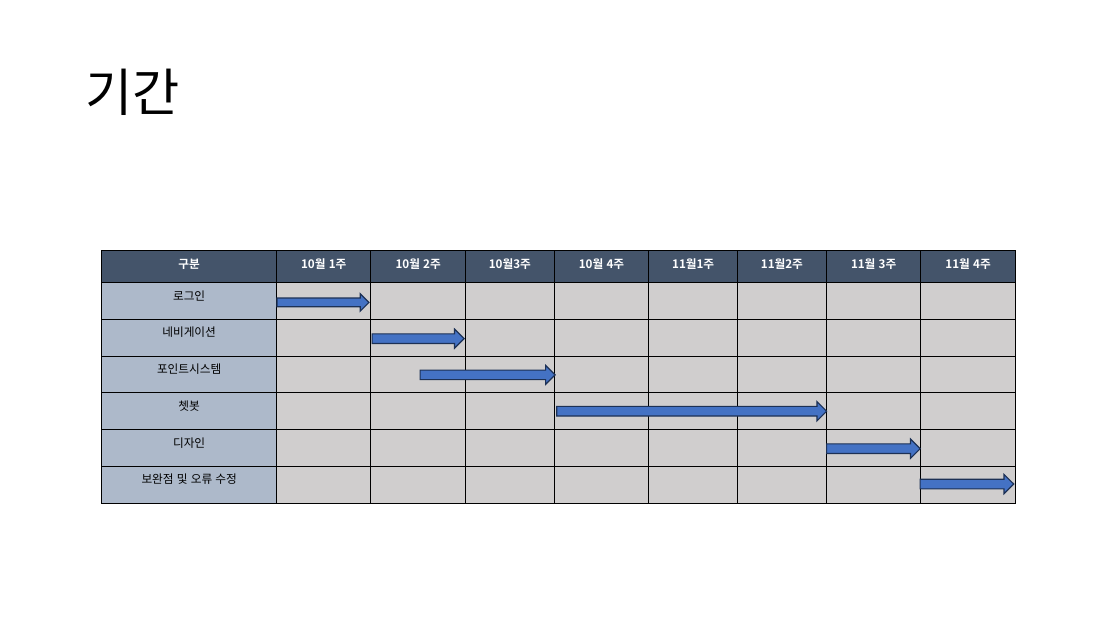
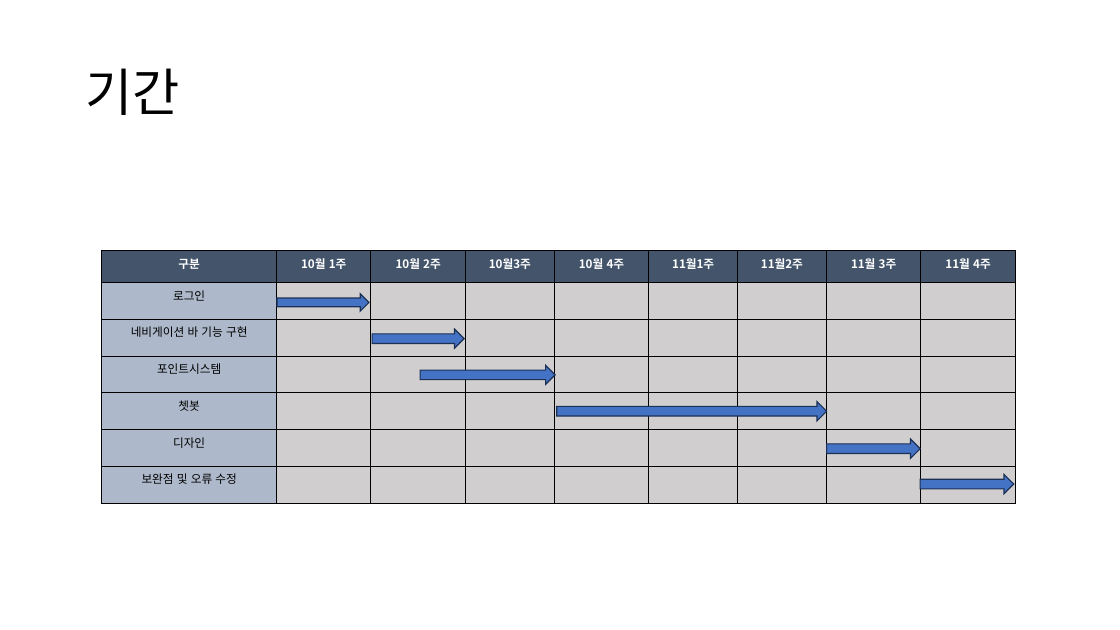
Before and after one commit to chlwlsgh777/project, a slide deck: slide 15 of GamSearch.pptx (slide 14 before the commit). Drawn at 1120x630 pixels with LibreOffice and Linux fonts; fonts in the diff are those of the drawing. Boxes give left, top, right and bottom in pixels: in the first picture for what was removed or moved away, otherwise in the second. Text is boxed around its words. In the diff, an @@ line names an element or a change of style, - is before the commit and + after.

```diff
--- a/GamSearch.pptx
+++ b/GamSearch.pptx
@@ table at bbox=[102, 250, 1014, 503] @@
-row 3, column 1: 네비게이션
+row 3, column 1: 네비게이션 바 기능 구현
```
Also in this commit, not shown: 6 other slides changed, 1 slide added.
